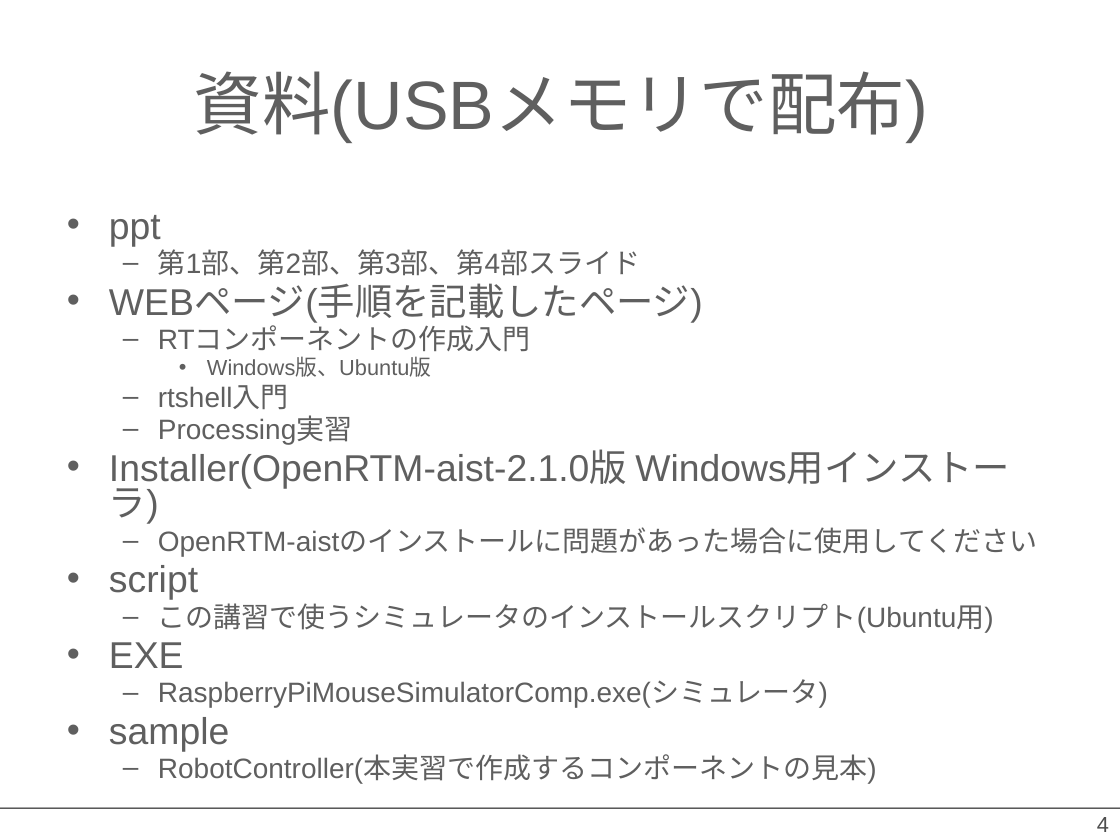
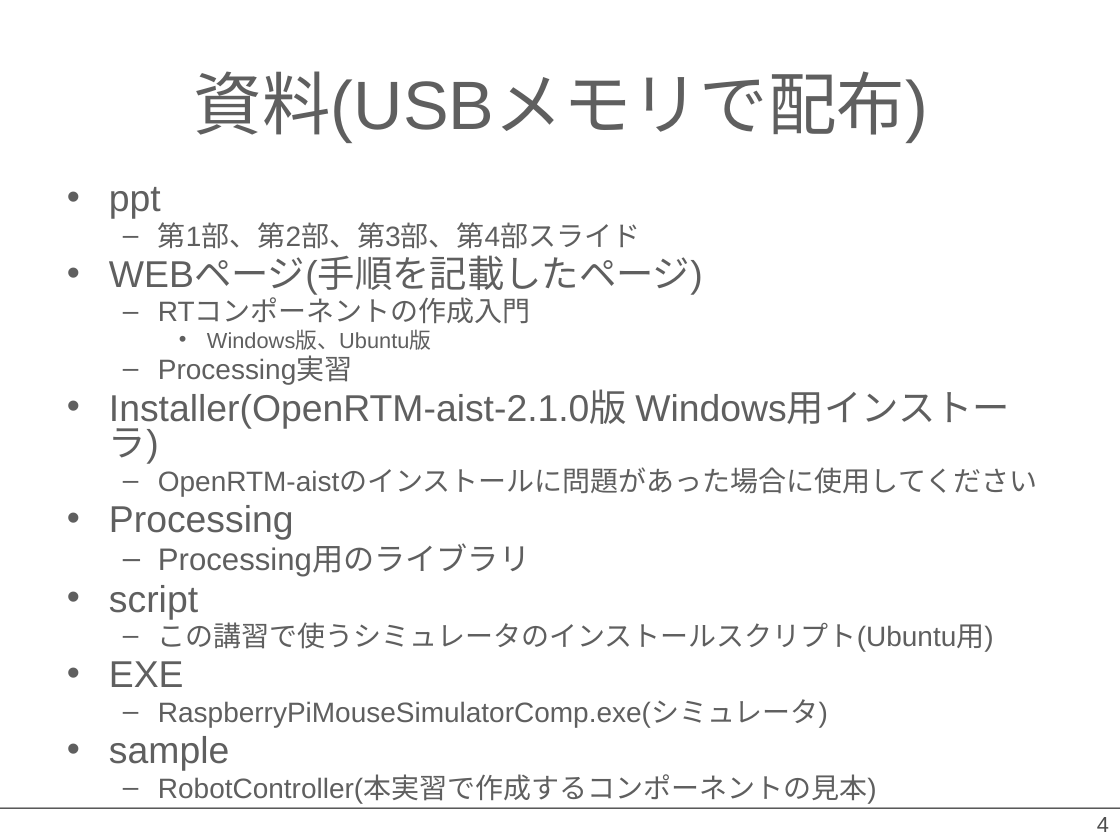
Before and after one commit to OpenRTM/RTM_Tutorial, a slide deck: slide 4 of ppt/インストールの確認.pptx. Drawn at 1120x840 pixels with LibreOffice and Linux fonts; fonts in the diff are those of the drawing; background and template pictures are left out. Boxes give left, top, right and bottom in pixels: in the first picture for what was removed or moved away, otherwise in the second. Text is boxed around its words. In the diff, an @@ line names an element or a change of style, - is before the commit and + after.

```diff
--- a/ppt/インストールの確認.pptx
+++ b/ppt/インストールの確認.pptx
@@ text "ppt": place and size @@
-text "ppt" at (109, 215, 1037, 783)
+text "ppt" at (109, 187, 1037, 803)
@@ text at (158, 385, 289, 409): paragraph removed @@
-  – rtshell入門
@@ text at (109, 505, 530, 576): paragraphs added @@
+• Processing
+  – Processing用のライブラリ
```
Also in this commit, not shown: 1 other slide changed, 3 other files.
